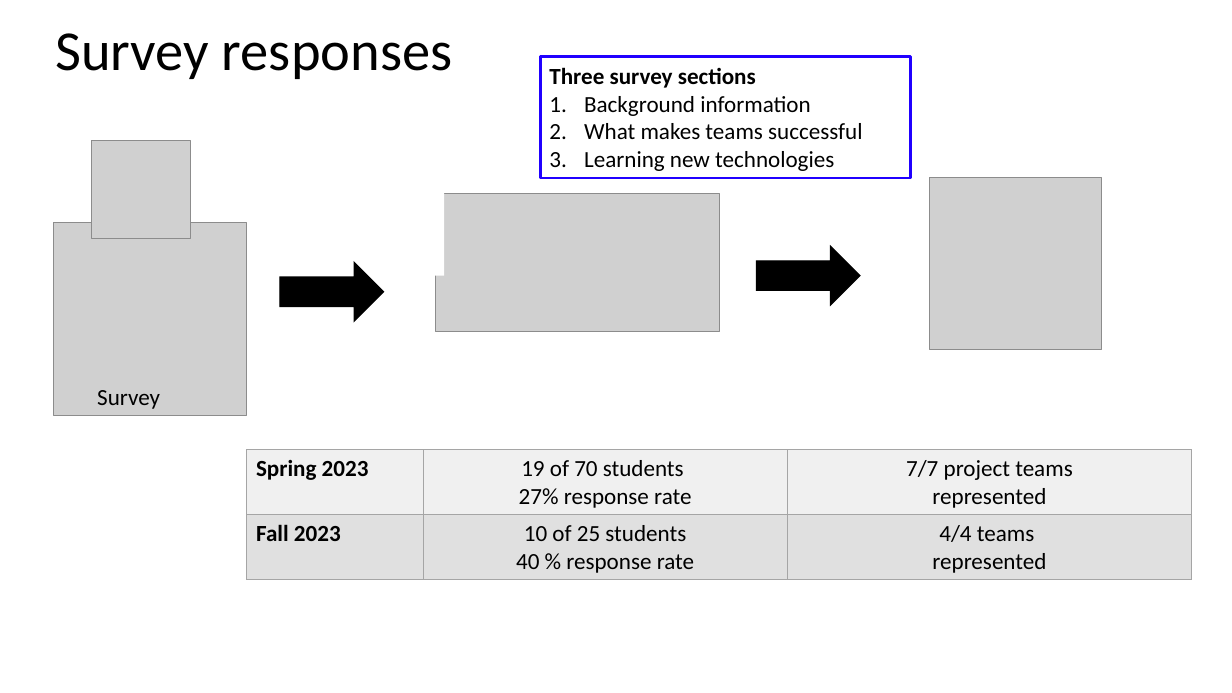
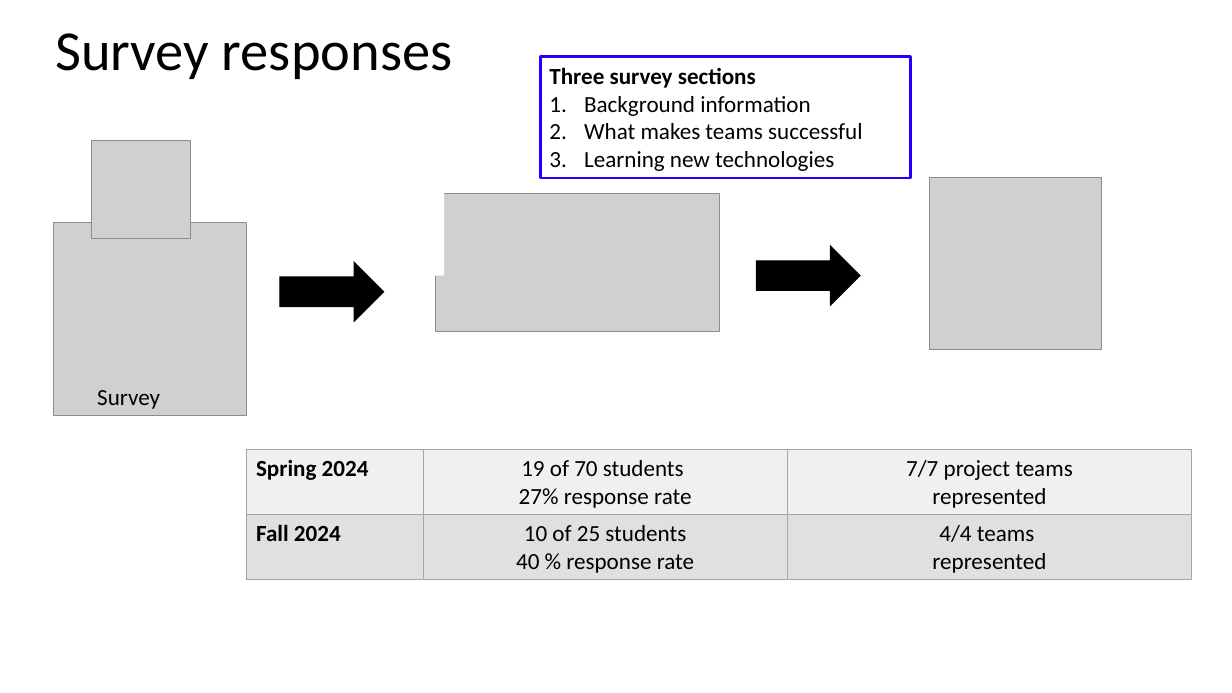
Before and after one commit to johnxu21/johnxu21.github.io, a slide deck: slide 7 of teaching/CS472/Timetable/Survey_Presentation.pptx (slide 6 before the commit). Drawn at 1232x693 pixels with LibreOffice and Linux fonts; fonts in the diff are those of the drawing; grey boxes stand for pictures. Boxes give left, top, right and bottom in pixels: in the first picture for what was removed or moved away, otherwise in the second. Text is boxed around its words. In the diff, an @@ line names an element or a change of style, - is before the commit and + after.

```diff
--- a/teaching/CS472/Timetable/Survey_Presentation.pptx
+++ b/teaching/CS472/Timetable/Survey_Presentation.pptx
@@ table at (x1=247, y1=450, x2=1192, y2=579) @@
-row 1, column 1: Spring 2023
+row 1, column 1: Spring 2024
-row 2, column 1: Fall 2023
+row 2, column 1: Fall 2024
```
Also in this commit, not shown: 3 other slides changed, 1 slide added, 1 other file.
